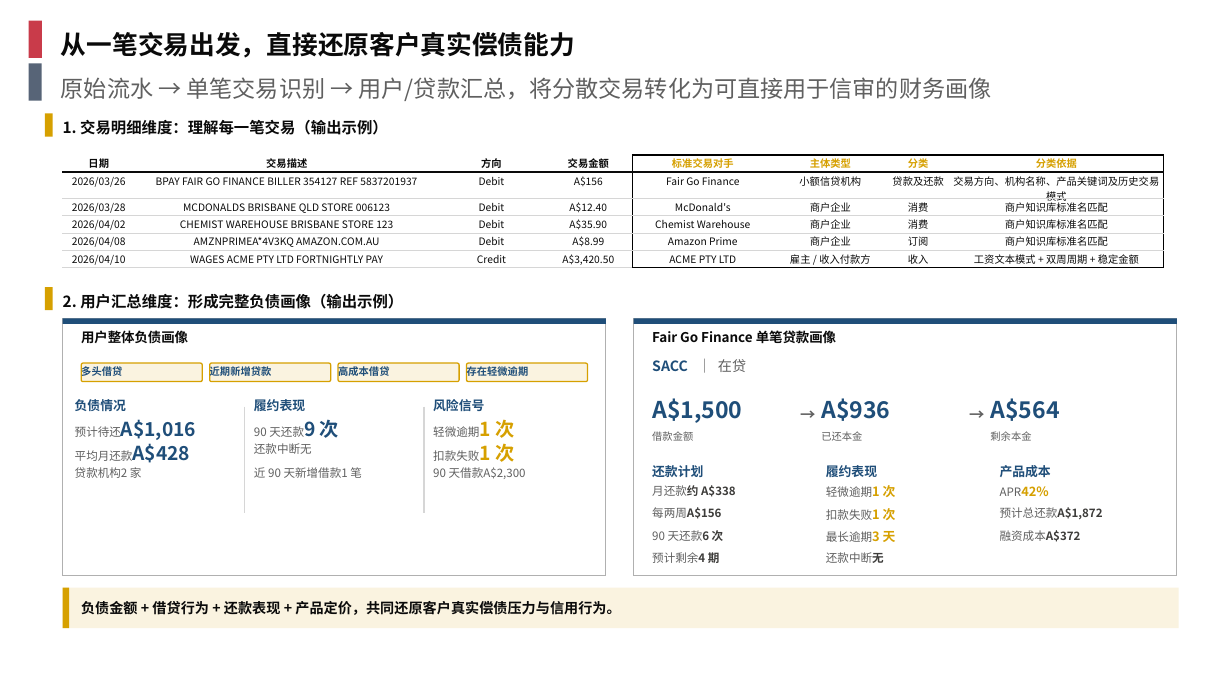
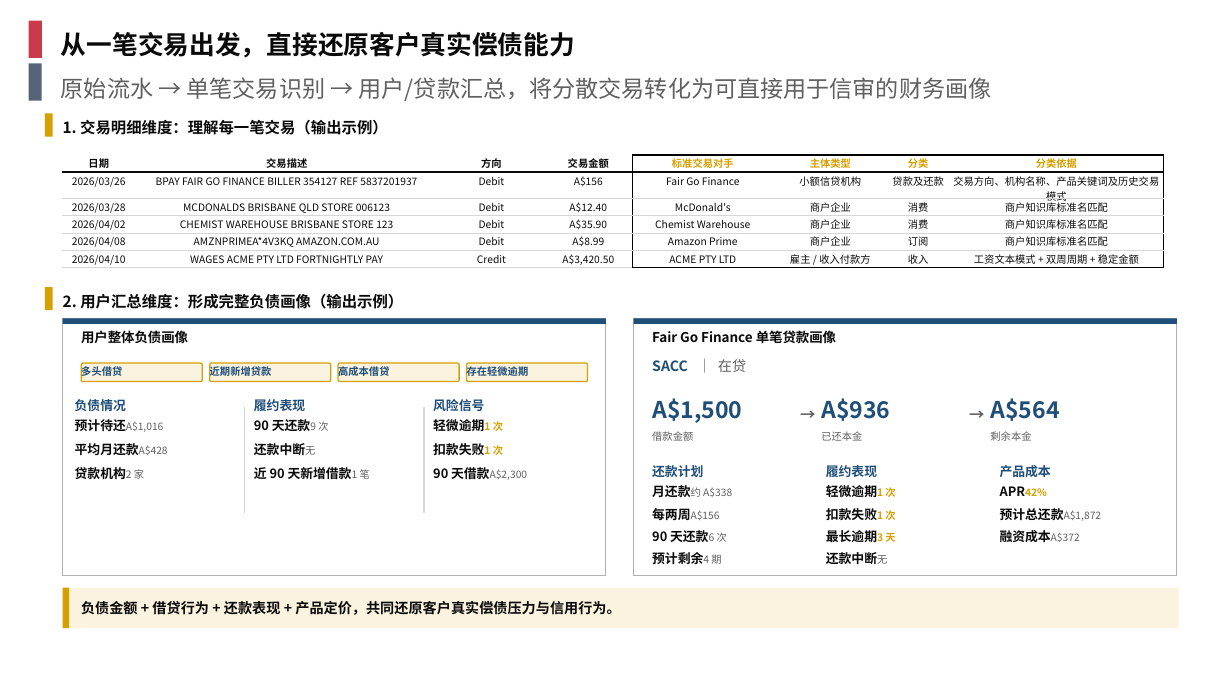
Before and after one commit to EliamZhang/AI-report-materials---August-13th, a slide deck: slide 2 of 银行流水分享_V2.0.pptx. Drawn at 1232x693 pixels with LibreOffice and Linux fonts; fonts in the diff are those of the drawing; background and template pictures are left out. Boxes give left, top, right and bottom in pixels: in the first picture for what was removed or moved away, otherwise in the second. Text is boxed around its words. In the diff, an @@ line names an element or a change of style, - is before the commit and + after.

```diff
--- a/银行流水分享_V2.0.pptx
+++ b/银行流水分享_V2.0.pptx
@@ text "预计待还A$1,016" at <box>75,419,164,432</box>: size 9 to 10 pt, size 15 to 8 pt, text colour #606060 to #0A0A0A, text colour #1F4E79 to #606060, bold on, bold off in "预计待还A$1,016" @@
@@ text "90 天还款9 次" at <box>254,419,328,431</box>: size 9 to 10 pt, text colour #606060 to #0A0A0A, bold on in "90 天还款9"; size 15 to 8 pt, text colour #1F4E79 to #606060, bold off in "天还款9 次" @@
@@ text "轻微逾期1 次" at <box>433,417,503,435</box>: size 9 to 10 pt, text colour #606060 to #0A0A0A, bold on in "轻微逾期1"; size 15 to 8 pt in "轻微逾期1 次" @@
@@ text "平均月还款A$428" at <box>75,443,168,455</box>: size 9 to 10 pt, size 15 to 8 pt, text colour #606060 to #0A0A0A, text colour #1F4E79 to #606060, bold on, bold off in "平均月还款A$428" @@
@@ text "还款中断无" at <box>254,443,315,455</box>: size 9 to 10 pt, size 9 to 8 pt, text colour #606060 to #0A0A0A, bold on in "还款中断无" @@
@@ text "扣款失败1 次" at <box>433,443,503,455</box>: size 9 to 10 pt, text colour #606060 to #0A0A0A, bold on in "扣款失败1"; size 15 to 8 pt in "扣款失败1 次" @@
@@ text "贷款机构2 家" at <box>75,467,144,479</box>: size 9 to 10 pt, text colour #606060 to #0A0A0A, bold on in "贷款机构2"; size 9 to 8 pt in "贷款机构2 家" @@
@@ text "近 90 天新增借款1 笔" at <box>254,467,370,479</box>: size 9 to 10 pt, text colour #606060 to #0A0A0A, bold on in "近 90 天新增借款1"; size 9 to 8 pt in "天新增借款1 笔" @@
@@ text "90 天借款A$2,300" at <box>433,467,528,480</box>: size 9 to 10 pt, text colour #606060 to #0A0A0A, bold on in "90 天借款A$2,300"; size 9 to 8 pt in "天借款A$2,300" @@
@@ text "月还款约 A$338" at <box>652,485,732,497</box>: size 9 to 10 pt, text colour #606060 to #0A0A0A, bold on in "月还款约"; size 9 to 8 pt, text colour #3D3C3A to #606060, bold off in "月还款约 A$338" @@
@@ text "每两周A$156" at <box>652,508,720,520</box>: size 9 to 10 pt, size 9 to 8 pt, text colour #606060 to #0A0A0A, text colour #3D3C3A to #606060, bold on, bold off in "每两周A$156" @@
@@ text "轻微逾期1 次" at <box>826,483,895,501</box>: size 9 to 10 pt, text colour #606060 to #0A0A0A, bold on in "轻微逾期1"; size 10 to 8 pt in "轻微逾期1 次" @@
@@ text "扣款失败1 次" at <box>826,508,895,520</box>: size 9 to 10 pt, text colour #606060 to #0A0A0A, bold on in "扣款失败1"; size 10 to 8 pt in "扣款失败1 次" @@
@@ text "APR42%" at <box>1000,484,1163,503</box>: size 9 to 10 pt, size 10 to 8 pt, text colour #606060 to #0A0A0A, bold on in "APR42%" @@
@@ text "预计总还款A$1,872" at <box>1000,508,1102,521</box>: size 9 to 10 pt, size 9 to 8 pt, text colour #606060 to #0A0A0A, text colour #3D3C3A to #606060, bold on, bold off in "预计总还款A$1,872" @@
@@ text "90 天还款6 次" at <box>652,530,727,542</box>: size 9 to 10 pt, text colour #606060 to #0A0A0A, bold on in "90 天还款6"; size 9 to 8 pt, text colour #3D3C3A to #606060, bold off in "天还款6 次" @@
@@ text "最长逾期3 天" at <box>826,530,895,542</box>: size 9 to 10 pt, text colour #606060 to #0A0A0A, bold on in "最长逾期3"; size 10 to 8 pt in "最长逾期3 天" @@
@@ text "融资成本A$372" at <box>1000,530,1080,542</box>: size 9 to 10 pt, size 9 to 8 pt, text colour #606060 to #0A0A0A, text colour #3D3C3A to #606060, bold on, bold off in "融资成本A$372" @@
@@ text "预计剩余4 期" at <box>652,552,721,564</box>: size 9 to 10 pt, text colour #606060 to #0A0A0A, bold on in "预计剩余4"; size 9 to 8 pt, text colour #3D3C3A to #606060, bold off in "预计剩余4 期" @@
@@ text "还款中断无" at <box>826,552,887,564</box>: size 9 to 10 pt, size 9 to 8 pt, text colour #606060 to #0A0A0A, text colour #3D3C3A to #606060, bold on, bold off in "还款中断无" @@
```
Also in this commit, not shown: 2 other files.
